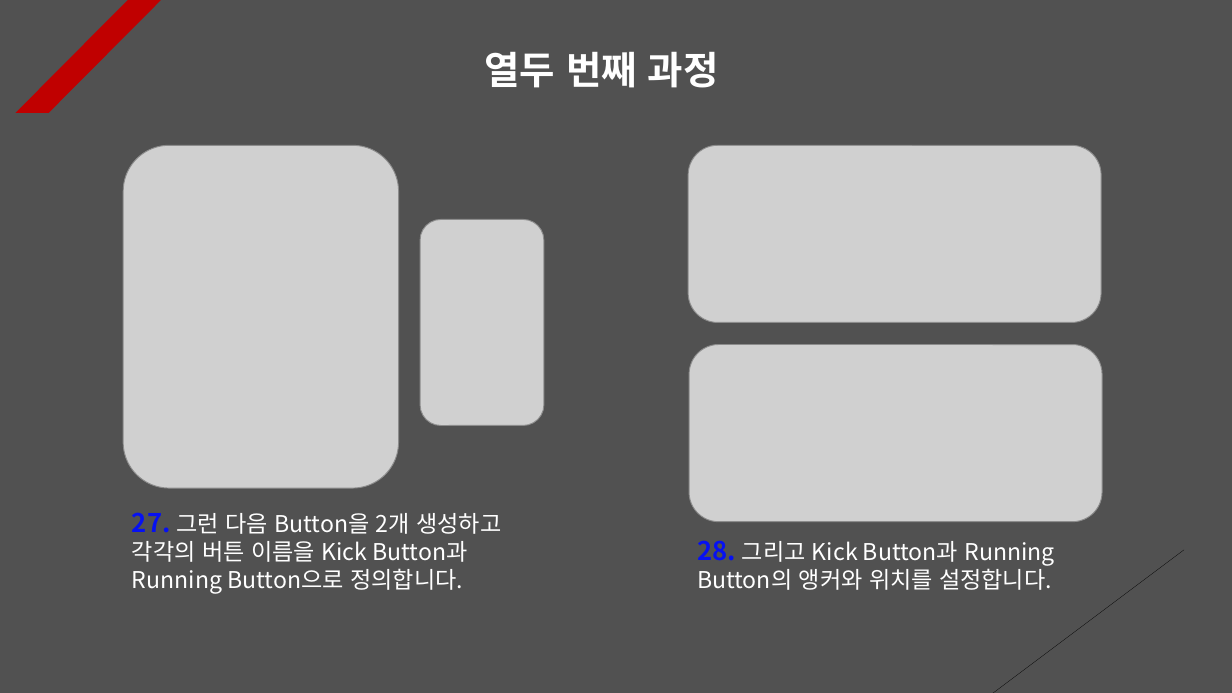
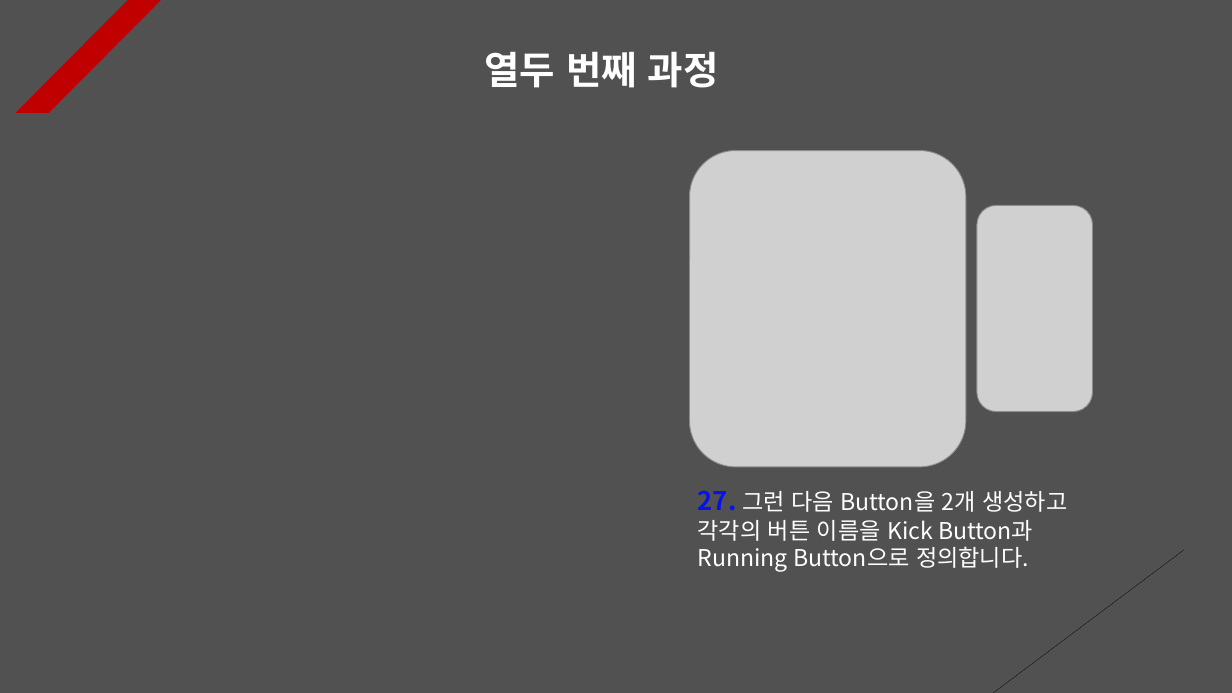
Before and after one commit to Unity2033/3D-UnityEngine, a slide deck: slide 13 of Assets/Class/Animator & Blend Tree/PPT Data/Animation Example.pptx. Drawn at 1232x693 pixels with LibreOffice and Linux fonts; fonts in the diff are those of the drawing; grey boxes stand for pictures. Boxes give left, top, right and bottom in pixels: in the first picture for what was removed or moved away, otherwise in the second. Text is boxed around its words. In the diff, an @@ line names an element or a change of style, - is before the commit and + after.

```diff
--- a/Assets/Class/Animator & Blend Tree/PPT Data/Animation Example.pptx
+++ b/Assets/Class/Animator & Blend Tree/PPT Data/Animation Example.pptx
@@ picture removed at [689,145,1102,323] @@
@@ picture: place and size @@
-picture at [123,145,398,488]
+picture at [689,151,966,467]
@@ picture: place and size @@
-picture at [421,220,544,426]
+picture at [977,205,1092,411]
@@ picture removed at [689,345,1103,522] @@
@@ text "27. 그런 다음 Button을 2개 ...": place and size @@
-text "27. 그런 다음 Button을 2개 ..." at [132,512,501,594]
+text "27. 그런 다음 Button을 2개 ..." at [698,490,1067,572]
@@ text removed at [697,540,1055,590] @@
-28. 그리고 Kick Button과 Running Button의 앵커와 위치를 설정합니다.
```
Also in this commit, not shown: 4 other slides changed, 38 other files.
